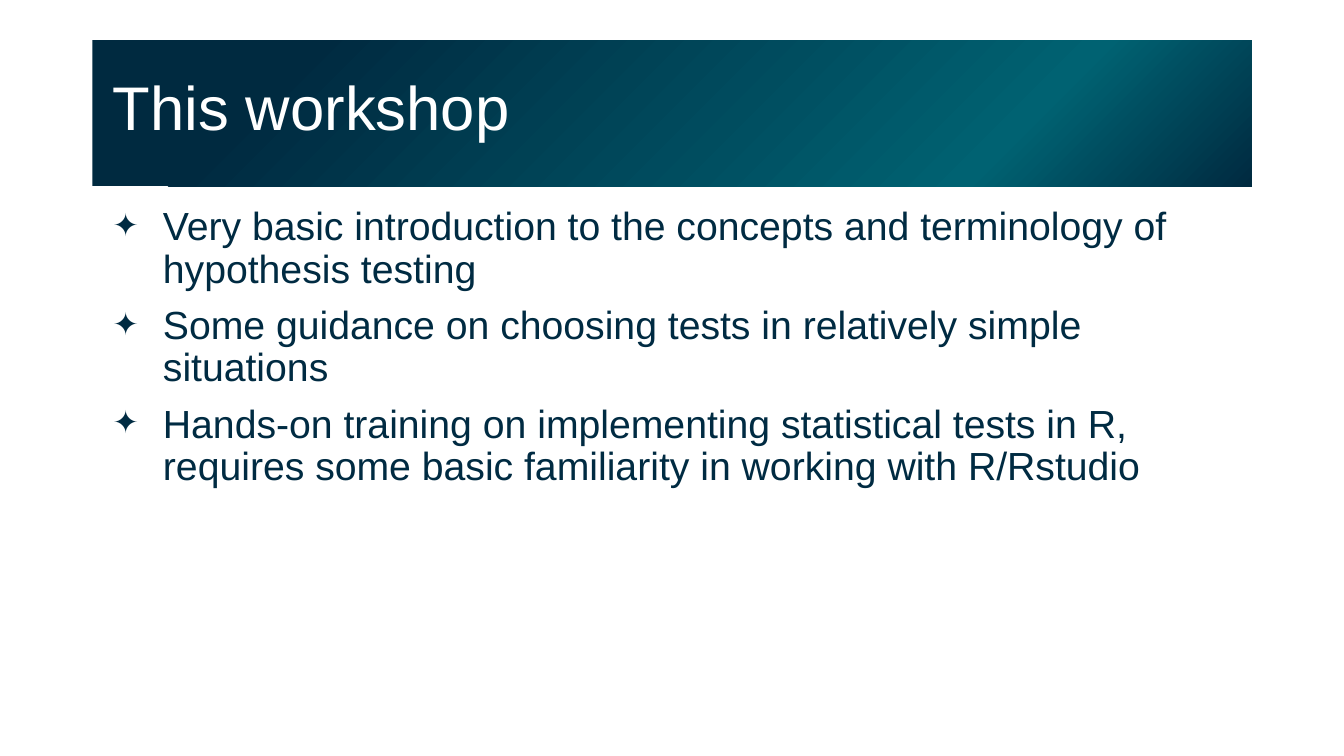
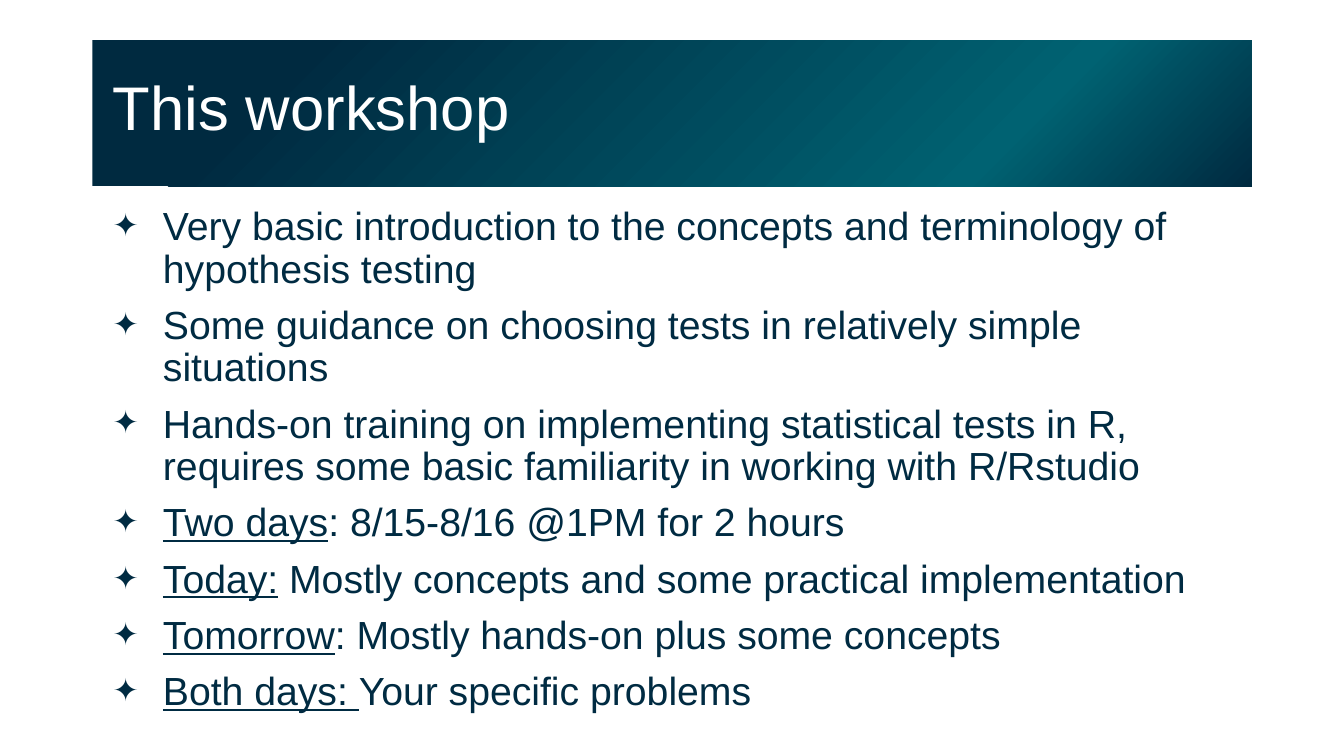
Before and after one commit to gladstone-institutes/Bioinformatics-Workshops, a slide deck: slide 4 of hypothesis-testing/HypothesisTesting.pptx. Drawn at 1344x756 pixels with LibreOffice and Linux fonts; fonts in the diff are those of the drawing. Boxes give left, top, right and bottom in pixels: in the first picture for what was removed or moved away, otherwise in the second. Text is boxed around its words. In the diff, an @@ line names an element or a change of style, - is before the commit and + after.

```diff
--- a/hypothesis-testing/HypothesisTesting.pptx
+++ b/hypothesis-testing/HypothesisTesting.pptx
@@ text at (163, 507, 1186, 713): paragraphs added @@
+✦ Two days: 8/15-8/16 @1PM for 2 hours
+✦ Today: Mostly concepts and some practical implementation
+✦ Tomorrow: Mostly hands-on plus some concepts
+✦ Both days: Your specific problems
```
Also in this commit, not shown: 2 other slides changed, 15 slides added.
